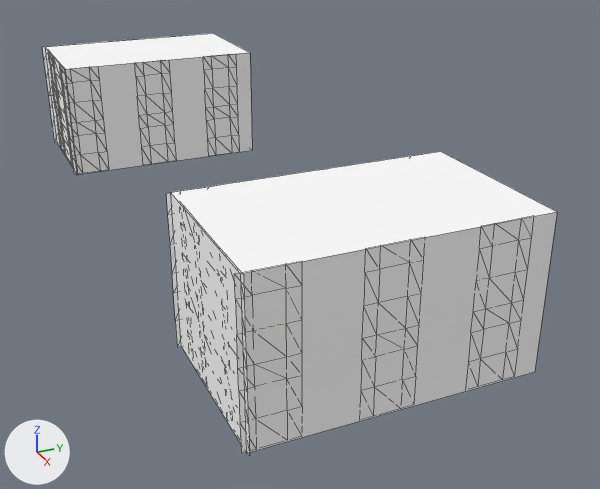
The OBJ model Games/GuruttoWorld/Assets/Models/GuidanceLab/City1B/Baked/Block-1-3.obj: old version first, new version second.
One viewpoint serves both versions: a 50 mm camera at (35.8, 28.4, 16.0) aimed at (3.0, 43.1, -0.4). Arrows for +X, +Y and +Z are at lower left; the lights stay in place. The first picture is the older version. Mesh edges are drawn as thin lines. Where no turn or scale is listed for an object, it has been applied to the vertices. Vertices at exactly the same position are counted once.

In view in the first picture: 'Block-1-3'.
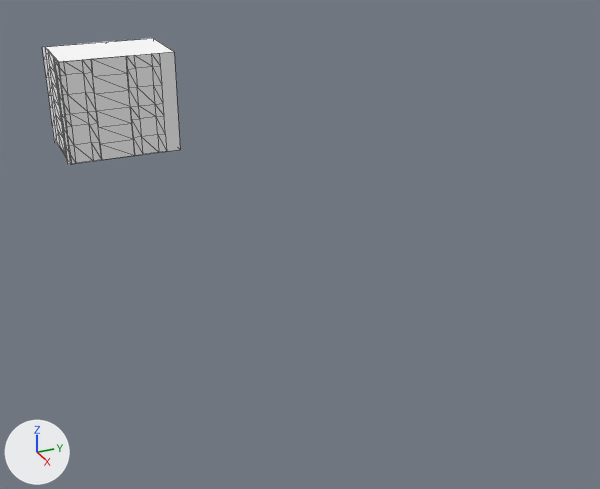
The newer file is also turned or shifted as a whole; pictures and numbers use the older file's frame.

Boxes [x1, y1, x2, y2] around the edits, measured in the pictures (600 x 489 px; the box of a moved part takes in the faces that stretch with it):
'Block-1-3', reshaped (73% narrower, 70% shorter)
    before: [42, 33, 557, 455]
    after: [42, 38, 180, 165]
part 1 of me_block_1_3, added
    after: [55, 62, 70, 164]
part 2 of me_block_1_3, deleted
    before: [61, 69, 557, 455]
part 3 of me_block_1_3, moved or reshaped
    before: [45, 33, 252, 174]
    after: [45, 38, 180, 165]

The edits, one by one:
me_block_1_3 is used by ob_block_1_3; location (0.0, 0.0, 0.0).
me_block_1_3 had 480 vertices, 548 faces and spanned x -16.9..17.0, y 35.0..45.8, z 0.0..6.0.
me_block_1_3 now has 175 vertices, 202 faces and spans x -16.9..-12.0, y 35.0..41.8, z 0.0..6.0.
me_block_1_3 part 1: a new loose piece of 64 vertices spanning x -12.2, y 35.0..41.0, z 0.0..6.0, in mat_white (white #ffffff).
me_block_1_3 part 2: 12 loose pieces with 352 vertices, spanning x -16.8..17.0, y 35.0..45.8, z 0.0..6.0, are deleted.
Part 3, on me_block_1_3:
45 vertices are removed from x -16.9..-10.0, y 35.2..45.8, z 0.0..6.0.
82 faces are deleted.
4 vertices move from x -14.5..-11.5, y 35.2, z 1.1..5.2 to x -13.5..-12.5, y 35.2, z 1.1..5.2.
6 vertices are added at (-12.1, 35.2, 0.0), (-12.1, 41.8, 0.0), (-16.9, 41.8, 0.0), (-12.1, 35.2, 6.0), (-16.9, 41.8, 6.0), (-12.1, 41.8, 6.0).
6 new vertices lie (0.0, 0.0, 1.0) away from vertices in x -16.8..-16.0, y 35.2..39.0, z 0.0..3.0.
6 new vertices lie (0.0, 0.0, 1.0) away from vertices in x -16.8..-16.0, y 35.2..39.0, z 1.0..4.0.
5 new vertices lie (-0.5, 0.0, 0.0) away from vertices in x -12.0, y 35.2, z 0.0..6.0.
5 new vertices lie (-1.0, 0.0, 0.0) away from vertices in x -12.5..-11.5, y 35.2, z 0.0..6.0.
62 new faces join them.
